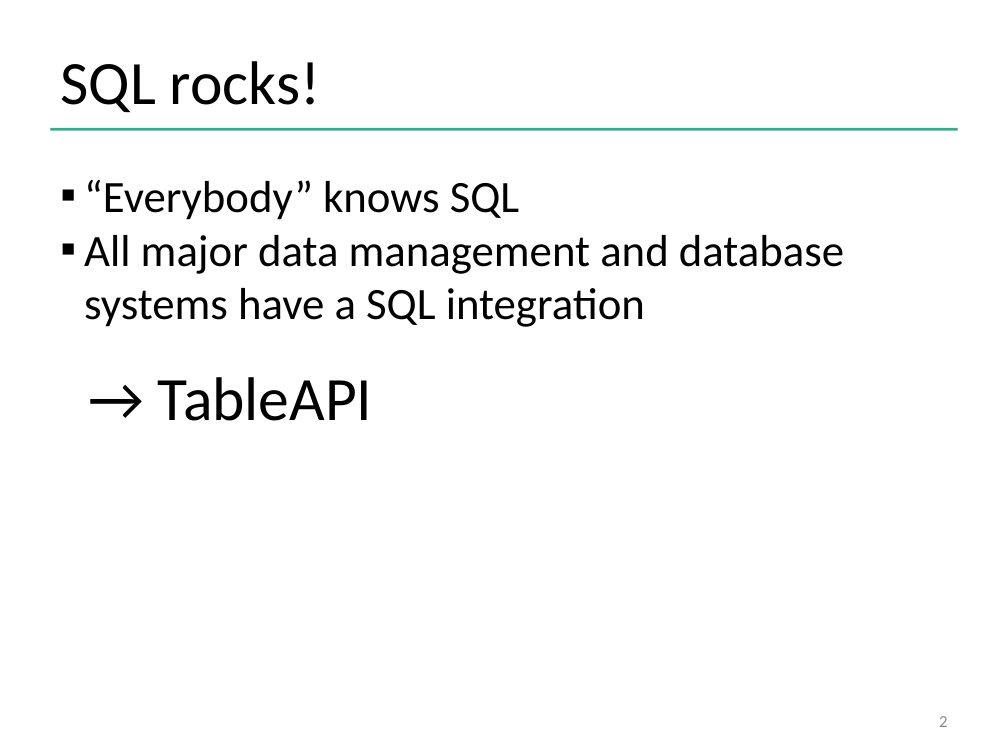
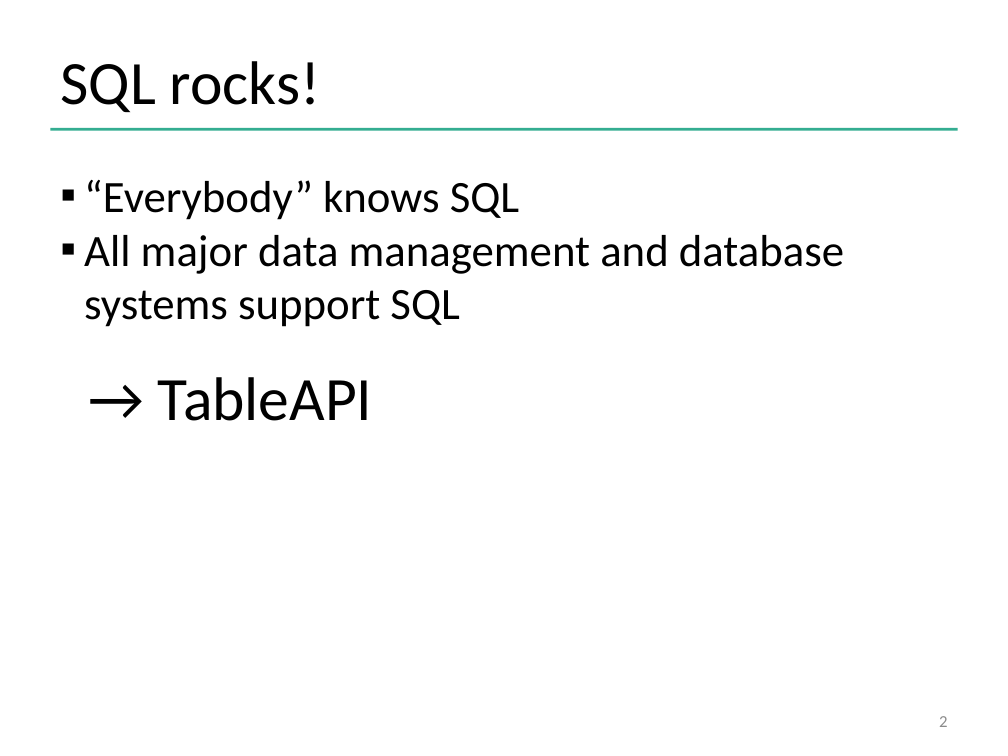
Before and after one commit to FelixNeutatz/flink-hands-on-TableAPI, a slide deck: slide 2 of presentation/TU Berlin workshop - Karlsruhe.pptx. Drawn at 1008x756 pixels with LibreOffice and Linux fonts; fonts in the diff are those of the drawing; background and template pictures are left out. Boxes give left, top, right and bottom in pixels: in the first picture for what was removed or moved away, otherwise in the second. Text is boxed around its words. In the diff, an @@ line names an element or a change of style, - is before the commit and + after.

```diff
--- a/presentation/TU Berlin workshop - Karlsruhe.pptx
+++ b/presentation/TU Berlin workshop - Karlsruhe.pptx
@@ text at (84, 235, 844, 327): text changed @@
-▪ All major data management and database systems have a SQL integration
+▪ All major data management and database systems support SQL
```
Also in this commit, not shown: 2 other slides changed, 1 other file.
